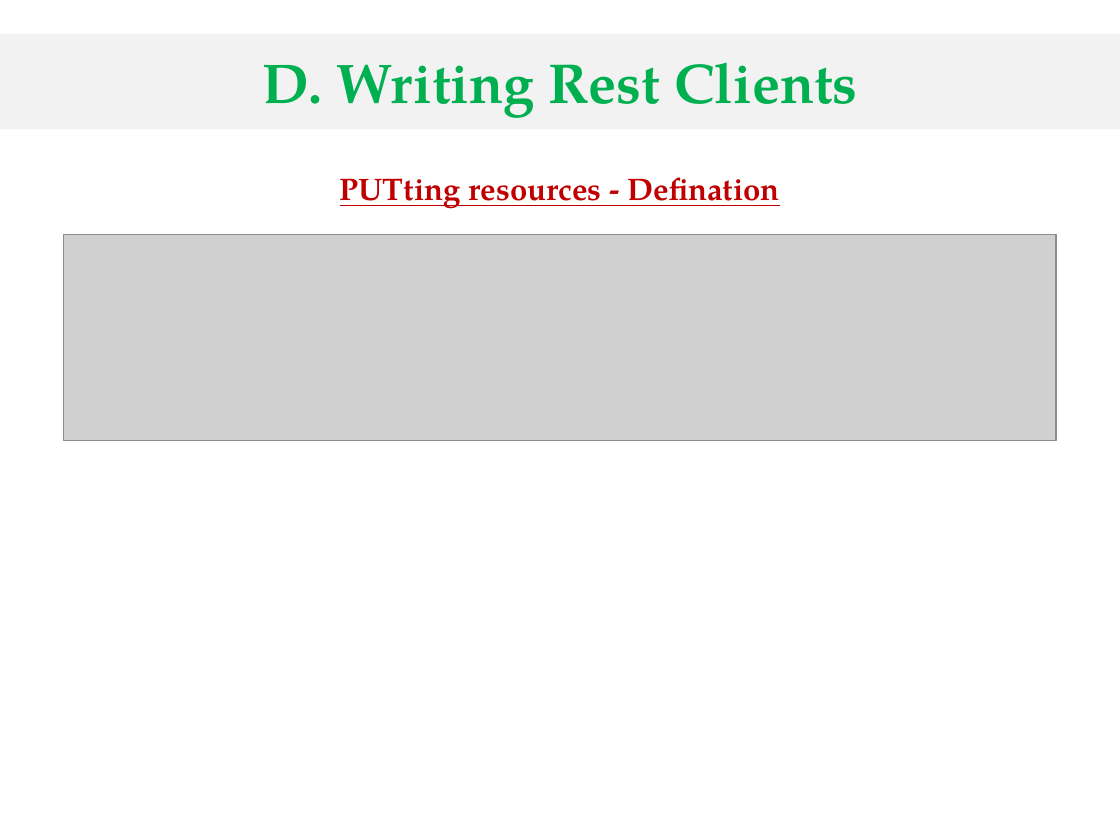
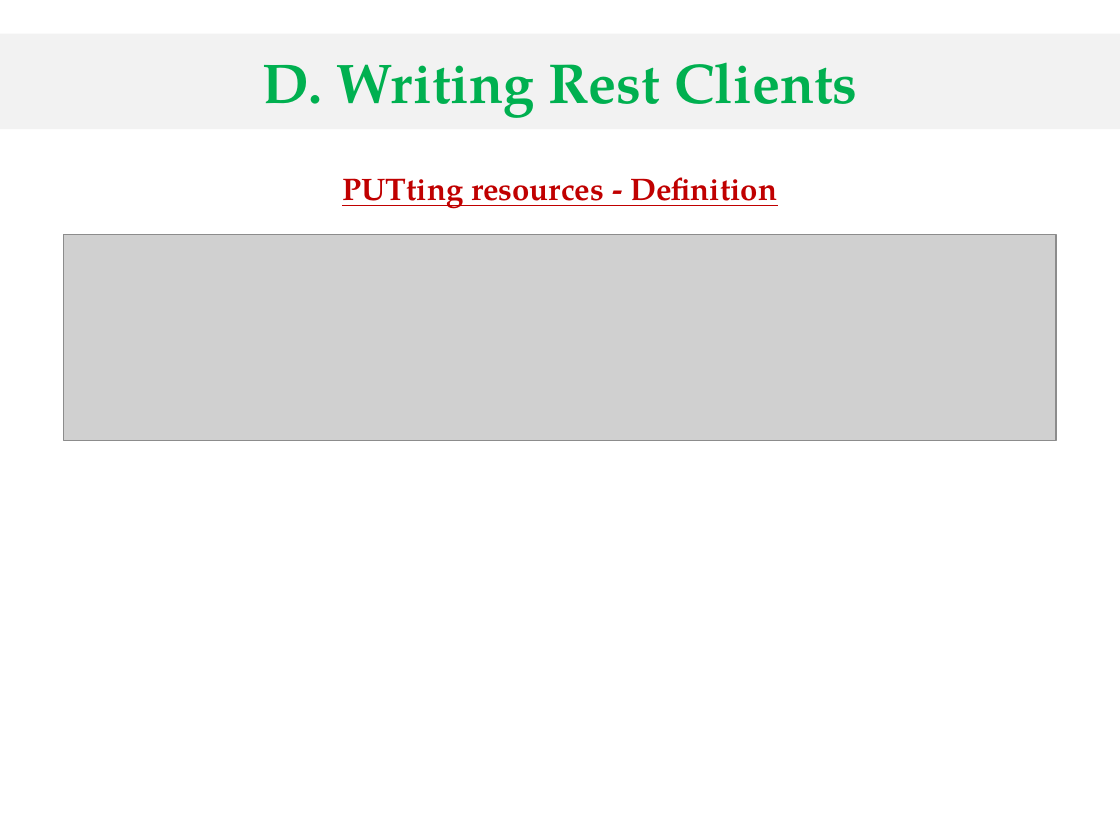
Before and after one commit to nhidh99/uitJ2EE, a slide deck: slide 26 of seminar/seminar/seminar-j2ee.pptx. Drawn at 1120x840 pixels with LibreOffice and Linux fonts; fonts in the diff are those of the drawing; grey boxes stand for pictures; background and template pictures are left out. Boxes give left, top, right and bottom in pixels: in the first picture for what was removed or moved away, otherwise in the second. Text is boxed around its words. In the diff, an @@ line names an element or a change of style, - is before the commit and + after.

```diff
--- a/seminar/seminar/seminar-j2ee.pptx
+++ b/seminar/seminar/seminar-j2ee.pptx
@@ text at <box>342,177,777,209</box>: text changed @@
-PUTting resources - Defination
+PUTting resources - Definition
```
Also in this commit, not shown: 6 other slides changed, 1 slide removed, 11 other files.
